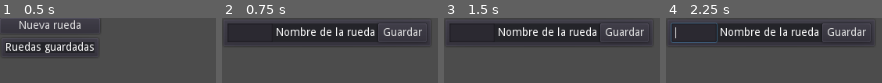
Above: before the commit, frames 1-4 (left to right).
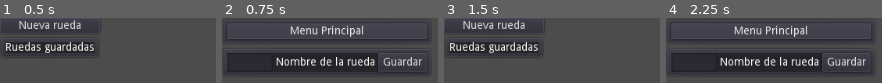
Above: after the commit, the same moments.

Repository: juanantoniogit/Rueda_v1.0
Game: Godot game, scene res://Menu principal/MenuPincipal.tscn
The game is run twice, just before and just after one commit, with the same random seed, the same clock (stepped at 60 frames per second) and the same inputs.
Inputs (mouse positions are in pixels of both pictures, inside the frame that each line leads up to):
- Up to frame 1 (0.5 s): no input
- Up to frame 2 (0.75 s): click "Nueva rueda" at 0.5 s
- Up to frame 3 (1.5 s): click (549, 31) at 1.25 s, where only the run after the commit has a clickable "Menu Principal"
- Up to frame 4 (2.25 s): click (715, 25) at 2 s, where only the run after the commit has a clickable "Nueva rueda"

Frame 1 is identical in both runs. In frame 2, 41% of the frame differs, in the area x 2-96%, y 7-88%; in frame 3, 24%; in frame 4, 42%, in the area x 1-96%, y 6-88%.

Commit message:
Add files via upload

Diff:
--- a/Configuracion/Configuracion.gd
+++ b/Configuracion/Configuracion.gd
@@ -1,7 +1,8 @@
 extends Control
 
 onready var user = load("res://Configuracion/configuracion de usuario/Config Usuario.tscn").instance()
-onready var confiUser = load("res://Configuracion/configuracion de usuario/Config Usuario.tscn").instance()
+onready var confiUser = load("res://Configuracion/configuracion de usuario/Config Usuario.tscn")
+onready var MenuPrincipal = load("res://Menu principal/MenuPincipal.tscn").instance()
 
 
 
@@ -16,11 +17,14 @@
 		$VBoxContainer/NuevoUsuario.hide()
 	else:
 		$VBoxContainer/NuevoUsuario.show()
-#	pass
+	pass
 
+#__________________________________Volver al menu principal
+func _on_ButtonMenuprincipal_pressed():
+	get_node("/root/").add_child(MenuPrincipal)
+	$".".queue_free()
+	pass
 #__________________________________Nombre de la rueda
-
-
 var nombreRueda = null
 func _on_NombreRueda_text_changed(new_text):
 	nombreRueda = new_text
@@ -38,16 +42,16 @@
 	var result = regex.search(new_text)
 	print(result)
 	if result == null:
-		$VBoxContainer/HorasDia/HBoxContainer/Button.hide()
-		$"VBoxContainer/HorasDia/HBoxContainer/Mensaje ERROR".show()
+		$VBoxContainer/HorasDia/HBoxContainer/ButtonHorasDia.hide()
+		$"VBoxContainer/Error ".show()
 		print ("NO has escrito un numero")
 	else:
 		numHoras = new_text
-		$VBoxContainer/HorasDia/HBoxContainer/Button.show()
-		$"VBoxContainer/HorasDia/HBoxContainer/Mensaje ERROR".hide()
+		$VBoxContainer/HorasDia/HBoxContainer/ButtonHorasDia.show()
+		$"VBoxContainer/Error ".hide()
 		print (new_text)
 	pass
-func _on_Button_pressed():
+func _on_ButtonHorasDia_pressed():
 	Global.numHoras = numHoras
 	print (Global.numHoras)
 	pass
@@ -55,30 +59,43 @@
 var userName = null
 func _on_NuevoUsuario_pressed():
 	$VBoxContainer/NuevoUsuario/HBoxContainer2/nombreUser.show()
-	$VBoxContainer/NuevoUsuario/HBoxContainer2/ButtonNuevoUser.show()
+	$VBoxContainer/NuevoUsuario/HBoxContainer2/GuardarNuevoUser.show()
 	pass
 func _on_nombreUser_text_changed(new_text):
 	userName = new_text
 	pass
-func _on_ButtonNuevoUser_pressed():
+func _on_GuardarNuevoUser_pressed():
 	Global.numUser += 1
 	Global.nombreUser = userName
-	print (Global.numUser)
-#_________Instancio un boton con el nombre del nuevo usuario
+	Global.CrearUser()
+	#_________Instancio un boton con el nombre del nuevo usuario
+	var espacio = VBoxContainer.new()
+	espacio.set_name("hola")
+	var nombreEspacio = espacio.get_name()
+	$VBoxContainer/Usuarios/VBoxContainer/HBoxContainer.add_child(espacio)
+	#_________Instancio un boton con el nombre del nuevo usuario
 	var usuario = Button.new()
 	usuario.set_name(userName)
 	usuario.set_text(userName)
-	$VBoxContainer/Usuarios/VBoxContainer/HBoxContainer.add_child(usuario)
-#_________Conecta el boton instanciado con la funcion usuarioPressed
+	var contenedorUsers = "VBoxContainer/Usuarios/VBoxContainer/HBoxContainer/"
+	get_node(str(contenedorUsers) + str(nombreEspacio)).add_child(usuario)
+	#_________Instancia la configuracion de usuario en cada usuario
+	var nuevoBoton = (str(contenedorUsers) + str(nombreEspacio) + str(usuario.name))
+	var nuevaConfigUser = confiUser.instance()
+	print (nuevoBoton)
+	print ("nombre del nodo: " + str(nombreEspacio))
+#	get_node(nuevoBoton).add_child(nuevaConfigUser)
+	#_________Conecta el boton instanciado con la funcion usuarioPressed
 	usuario.connect("pressed", self, "usuarioPressed")
-
-#_________
+	pass
 
 
-	pass
-
+#__________________________________Conecta el boton del usuario con la configuracion del mismo
+#signal conectBotonConfigUser
 func usuarioPressed():
-	#_________Coloca la configuracion de usuario
-	var ruta = "/root/Configuracion/VBoxContainer/Usuarios/VBoxContainer/"
-	get_node(ruta).add_child(confiUser)
+#	print (userName)
+#	emit_signal("conectBotonConfigUser")
+#	print(get_node("VBoxContainer/Usuarios/VBoxContainer/HBoxContainer").get_children())
+#	var ruta = "/root/Configuracion/VBoxContainer/Usuarios/VBoxContainer/HBoxContainer"
+#	get_node(ruta).add_child(confiUser)
 	print ("pulsado")
--- a/Configuracion/Configuracion.tscn
+++ b/Configuracion/Configuracion.tscn
@@ -11,21 +11,40 @@
 margin_right = 40.0
 margin_bottom = 40.0
 
+[node name="PanelMenuPrincipal" type="PanelContainer" parent="VBoxContainer"]
+editor/display_folded = true
+margin_right = 269.0
+margin_bottom = 34.0
+
+[node name="PanelMenuPrincipal" type="Panel" parent="VBoxContainer/PanelMenuPrincipal"]
+margin_left = 7.0
+margin_top = 7.0
+margin_right = 262.0
+margin_bottom = 27.0
+
+[node name="ButtonMenuprincipal" type="Button" parent="VBoxContainer/PanelMenuPrincipal"]
+margin_left = 7.0
+margin_top = 7.0
+margin_right = 262.0
+margin_bottom = 27.0
+text = "Menu Principal"
+
 [node name="NombreRueda" type="PanelContainer" parent="VBoxContainer"]
-margin_right = 474.0
-margin_bottom = 38.0
+editor/display_folded = true
+margin_top = 38.0
+margin_right = 269.0
+margin_bottom = 76.0
 
 [node name="Panel" type="Panel" parent="VBoxContainer/NombreRueda"]
 margin_left = 7.0
 margin_top = 7.0
-margin_right = 467.0
+margin_right = 262.0
 margin_bottom = 31.0
 
 [node name="HBoxContainer" type="HBoxContainer" parent="VBoxContainer/NombreRueda"]
-editor/display_folded = true
 margin_left = 7.0
 margin_top = 7.0
-margin_right = 467.0
+margin_right = 262.0
 margin_bottom = 31.0
 
 [node name="NombreRueda" type="LineEdit" parent="VBoxContainer/NombreRueda/HBoxContainer"]
@@ -46,20 +65,21 @@
 text = "Guardar"
 
 [node name="HorasDia" type="PanelContainer" parent="VBoxContainer"]
-margin_top = 42.0
-margin_right = 474.0
-margin_bottom = 80.0
+editor/display_folded = true
+margin_top = 80.0
+margin_right = 269.0
+margin_bottom = 118.0
 
 [node name="Panel" type="Panel" parent="VBoxContainer/HorasDia"]
 margin_left = 7.0
 margin_top = 7.0
-margin_right = 467.0
+margin_right = 262.0
 margin_bottom = 31.0
 
 [node name="HBoxContainer" type="HBoxContainer" parent="VBoxContainer/HorasDia"]
 margin_left = 7.0
 margin_top = 7.0
-margin_right = 467.0
+margin_right = 262.0
 margin_bottom = 31.0
 
 [node name="Nº horasDia" type="LineEdit" parent="VBoxContainer/HorasDia/HBoxContainer"]
@@ -73,31 +93,43 @@
 margin_bottom = 19.0
 text = "Nº de horas por dia"
 
-[node name="Button" type="Button" parent="VBoxContainer/HorasDia/HBoxContainer"]
+[node name="ButtonHorasDia" type="Button" parent="VBoxContainer/HorasDia/HBoxContainer"]
 visible = false
 margin_left = 188.0
 margin_right = 250.0
 margin_bottom = 24.0
 text = "Guardar"
 
-[node name="Mensaje ERROR" type="Label" parent="VBoxContainer/HorasDia/HBoxContainer"]
+[node name="Error " type="PanelContainer" parent="VBoxContainer"]
+editor/display_folded = true
 visible = false
-margin_left = 188.0
-margin_top = 5.0
-margin_right = 390.0
-margin_bottom = 19.0
+margin_top = 122.0
+margin_right = 269.0
+margin_bottom = 150.0
+
+[node name="Panel" type="Panel" parent="VBoxContainer/Error "]
+margin_left = 7.0
+margin_top = 7.0
+margin_right = 262.0
+margin_bottom = 21.0
+
+[node name="Mensaje ERROR" type="Label" parent="VBoxContainer/Error "]
+margin_left = 7.0
+margin_top = 7.0
+margin_right = 262.0
+margin_bottom = 21.0
 text = "--¡¡No has escrito un numero!!--"
 
 [node name="NuevoUsuario" type="PanelContainer" parent="VBoxContainer"]
 editor/display_folded = true
-margin_top = 84.0
-margin_right = 474.0
-margin_bottom = 118.0
+margin_top = 122.0
+margin_right = 269.0
+margin_bottom = 156.0
 
 [node name="HBoxContainer2" type="HBoxContainer" parent="VBoxContainer/NuevoUsuario"]
 margin_left = 7.0
 margin_top = 7.0
-margin_right = 467.0
+margin_right = 262.0
 margin_bottom = 27.0
 
 [node name="NuevoUsuario" type="Button" parent="VBoxContainer/NuevoUsuario/HBoxContainer2"]
@@ -111,7 +143,7 @@
 margin_right = 166.0
 margin_bottom = 24.0
 
-[node name="ButtonNuevoUser" type="Button" parent="VBoxContainer/NuevoUsuario/HBoxContainer2"]
+[node name="GuardarNuevoUser" type="Button" parent="VBoxContainer/NuevoUsuario/HBoxContainer2"]
 visible = false
 margin_left = 108.0
 margin_right = 170.0
@@ -119,10 +151,9 @@
 text = "Guardar"
 
 [node name="Usuarios" type="Control" parent="VBoxContainer"]
-editor/display_folded = true
-margin_top = 122.0
-margin_right = 474.0
-margin_bottom = 122.0
+margin_top = 160.0
+margin_right = 269.0
+margin_bottom = 160.0
 
 [node name="VBoxContainer" type="VBoxContainer" parent="VBoxContainer/Usuarios"]
 margin_right = 40.0
@@ -130,10 +161,11 @@
 
 [node name="HBoxContainer" type="HBoxContainer" parent="VBoxContainer/Usuarios/VBoxContainer"]
 margin_right = 40.0
+[connection signal="pressed" from="VBoxContainer/PanelMenuPrincipal/ButtonMenuprincipal" to="." method="_on_ButtonMenuprincipal_pressed"]
 [connection signal="text_changed" from="VBoxContainer/NombreRueda/HBoxContainer/NombreRueda" to="." method="_on_NombreRueda_text_changed"]
 [connection signal="pressed" from="VBoxContainer/NombreRueda/HBoxContainer/guardar" to="." method="_on_guardar_pressed"]
 [connection signal="text_changed" from="VBoxContainer/HorasDia/HBoxContainer/Nº horasDia" to="." method="_on_N_horasDia_text_changed"]
-[connection signal="pressed" from="VBoxContainer/HorasDia/HBoxContainer/Button" to="." method="_on_Button_pressed"]
+[connection signal="pressed" from="VBoxContainer/HorasDia/HBoxContainer/ButtonHorasDia" to="." method="_on_ButtonHorasDia_pressed"]
 [connection signal="pressed" from="VBoxContainer/NuevoUsuario/HBoxContainer2/NuevoUsuario" to="." method="_on_NuevoUsuario_pressed"]
 [connection signal="text_changed" from="VBoxContainer/NuevoUsuario/HBoxContainer2/nombreUser" to="." method="_on_nombreUser_text_changed"]
-[connection signal="pressed" from="VBoxContainer/NuevoUsuario/HBoxContainer2/ButtonNuevoUser" to="." method="_on_ButtonNuevoUser_pressed"]
+[connection signal="pressed" from="VBoxContainer/NuevoUsuario/HBoxContainer2/GuardarNuevoUser" to="." method="_on_GuardarNuevoUser_pressed"]
--- a/Configuracion/configuracion de usuario/Config Usuario.gd
+++ b/Configuracion/configuracion de usuario/Config Usuario.gd
@@ -10,6 +10,7 @@
 	horasSalida()
 	Nombre()
 	pass
+#__________________________________Establece el nº de botones segun nº horas entrada
 func horasEntrada():
 	for i in range (horas):
 		var BotonEntrada = Button.new()
@@ -18,6 +19,7 @@
 		$PanelContainer/HBoxContainer/entrada.add_child(BotonEntrada)
 		print(i)
 	pass
+	#__________________________________Establece el nº de botones segun nº horas salida
 func horasSalida():
 	for i in range (horas):
 		var BotonSalida = Button.new()
@@ -25,6 +27,13 @@
 		BotonSalida.set_name(str(i+1))
 		$PanelContainer/HBoxContainer/salida.add_child(BotonSalida)
 	pass
+#__________________________________Pone el nombre del usuario a editar
 func Nombre():
 	$PanelContainer/HBoxContainer/Nombre.set_text(nombre)
 	pass
+
+#func _process(delta):
+#	$"/root/Configuracion".connect("conectBotonConfigUser", self, "Usuario")
+
+func Usuario():
+	print ("usuario")
--- a/Configuracion/configuracion de usuario/Config Usuario.tscn
+++ b/Configuracion/configuracion de usuario/Config Usuario.tscn
@@ -14,23 +14,23 @@
 [node name="Panel" type="Panel" parent="PanelContainer"]
 margin_left = 7.0
 margin_top = 7.0
-margin_right = 102.0
-margin_bottom = 69.0
+margin_right = 54.0
+margin_bottom = 57.0
 
 [node name="HBoxContainer" type="VBoxContainer" parent="PanelContainer"]
 margin_left = 7.0
 margin_top = 7.0
-margin_right = 102.0
-margin_bottom = 69.0
+margin_right = 54.0
+margin_bottom = 57.0
 
 [node name="Nombre" type="Label" parent="PanelContainer/HBoxContainer"]
-margin_right = 95.0
+margin_right = 47.0
 margin_bottom = 14.0
 text = "Juan"
 
 [node name="entrada" type="HBoxContainer" parent="PanelContainer/HBoxContainer"]
 margin_top = 18.0
-margin_right = 95.0
+margin_right = 47.0
 margin_bottom = 32.0
 
 [node name="Entrada" type="Label" parent="PanelContainer/HBoxContainer/entrada"]
@@ -40,7 +40,7 @@
 
 [node name="salida" type="HBoxContainer" parent="PanelContainer/HBoxContainer"]
 margin_top = 36.0
-margin_right = 95.0
+margin_right = 47.0
 margin_bottom = 50.0
 
 [node name="Salida" type="Label" parent="PanelContainer/HBoxContainer/salida"]
--- a/Global/Global.gd
+++ b/Global/Global.gd
@@ -32,3 +32,40 @@
 	salidaV = null
 	}
 #__________________________________
+
+var Usuarios = {}
+var LunesEntrada = {}
+var LunesSalida = {}
+var MartesEntrada = {}
+var MartesSalida = {}
+var MiercolesEntrada = {}
+var MiercolesSalida = {}
+var JuevesEntrada = {}
+var JuevesSalida = {}
+var ViernesEntrada = {}
+var ViernesSalida = {}
+#__________________________________Añade usuarios al diccionario Usuarios
+func CrearUser():
+	Usuarios[nombreUser] = numUser
+	print (Usuarios)
+	pass
+#__________________________________Pone la hora de entrada del lunes al usuario
+func llenaLunesEntrada():
+	LunesEntrada[nombreUser] = entradaL
+	print (LunesEntrada)
+	pass
+#__________________________________Pone la hora de salida del lunes al usuario
+func llenaLunesSalida():
+	LunesSalida[nombreUser] = salidaL
+	print (LunesSalida)
+	pass
+#__________________________________Pone la hora de entrada del Martes al usuario
+func llenaMartesEntrada():
+	MartesEntrada[nombreUser] = entradaM
+	print (MartesEntrada)
+	pass
+#__________________________________Pone la hora de salida del Martes al usuario
+func llenaMartesSalida():
+	MartesSalida[nombreUser] = salidaM
+	print (MartesSalida)
+	pass
--- a/Menu principal/MenuPincipal.gd
+++ b/Menu principal/MenuPincipal.gd
@@ -2,16 +2,8 @@
 var Configuracion = preload("res://Configuracion/Configuracion.tscn").instance()
 
 
-#func _ready():
-#
-#	pass
-
-#func _process(delta):
-#
-#	pass
-
-
+#__________________________________Cambio de escena
 func _on_NuevaRueda_pressed():
 	get_node("/root/").add_child(Configuracion)
 	$".".queue_free()
-	pass # replace with function body
+	pass
